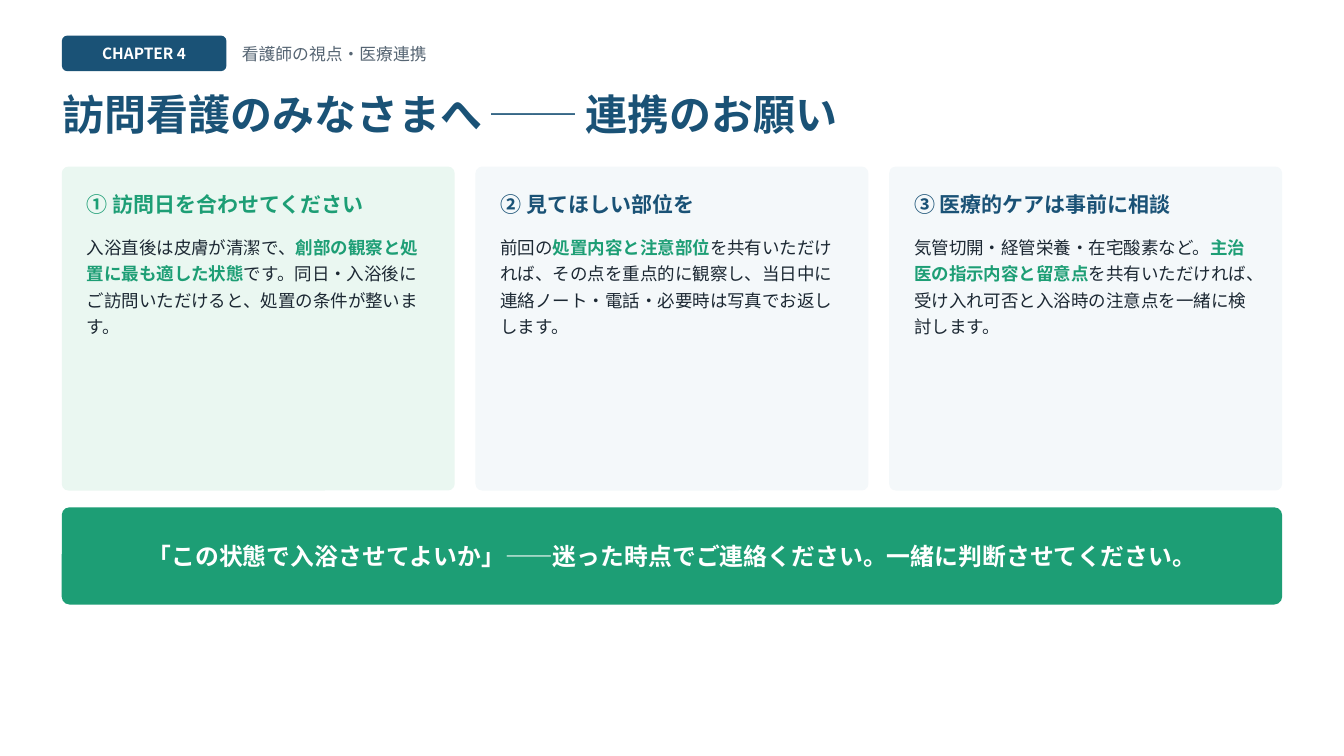
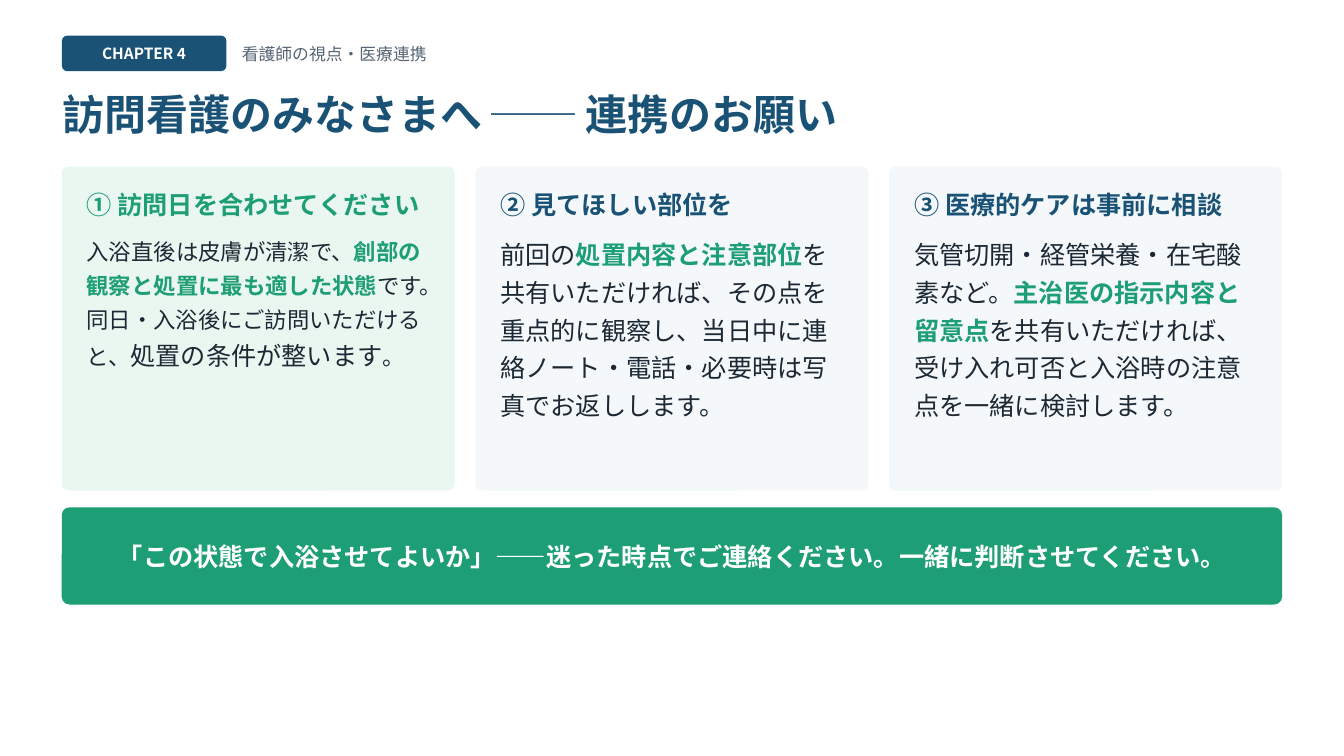
Before and after one commit to 1w0wakmsw0w-ctrl/houmonnyuyoku, a slide deck: slide 10 of houmon-nyuyoku-slides.pptx. Drawn at 1344x756 pixels with LibreOffice and Linux fonts; fonts in the diff are those of the drawing. Boxes give left, top, right and bottom in pixels: in the first picture for what was removed or moved away, otherwise in the second. Text is boxed around its words. In the diff, an @@ line names an element or a change of style, - is before the commit and + after.

```diff
--- a/houmon-nyuyoku-slides.pptx
+++ b/houmon-nyuyoku-slides.pptx
@@ size 15 to 18 pt in 3 elements at (87, 192, 420, 217), (500, 192, 733, 217), (914, 192, 1222, 217) @@
@@ text "入浴直後は皮膚が清潔で、創部の観察と処置に最も適した状態です。同日・入浴後にご訪問いただけると、処置の条件が整います。" at (87, 241, 442, 367): size 12.5 to 16 pt, size 12.5 to 18 pt in "入浴直後は皮膚が清潔で、創部の観察と処置に最も適した状態です。同日・入浴後にご訪問いただけると、処置の条件が整います。" @@
@@ text "前回の処置内容と注意部位を共有いただければ、その点を重点的に観察し、当日中に連絡ノート・電話・必要時は写真でお返しします ..." at (500, 242, 828, 417): size 12.5 to 18 pt @@
@@ text "気管切開・経管栄養・在宅酸素など。主治医の指示内容と留意点を共有いただければ、受け入れ可否と入浴時の注意点を一緒に検討し ..." at (914, 242, 1242, 417): size 12.5 to 18 pt @@
@@ text "「この状態で入浴させてよいか」——迷った時点でご連絡ください。一緒に判断させてください。" at (118, 544, 1226, 569): size 17 to 18 pt @@
```
Also in this commit, not shown: 10 other slides changed, 3 other files.
